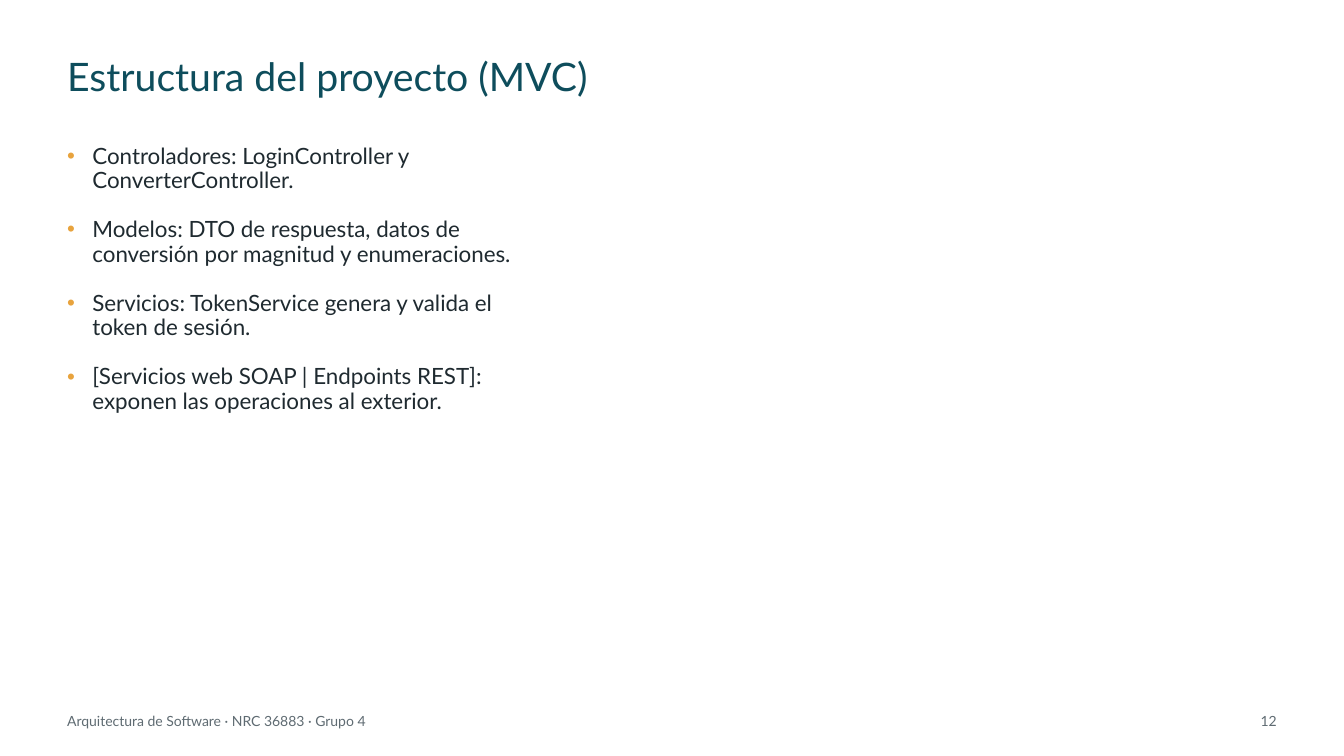
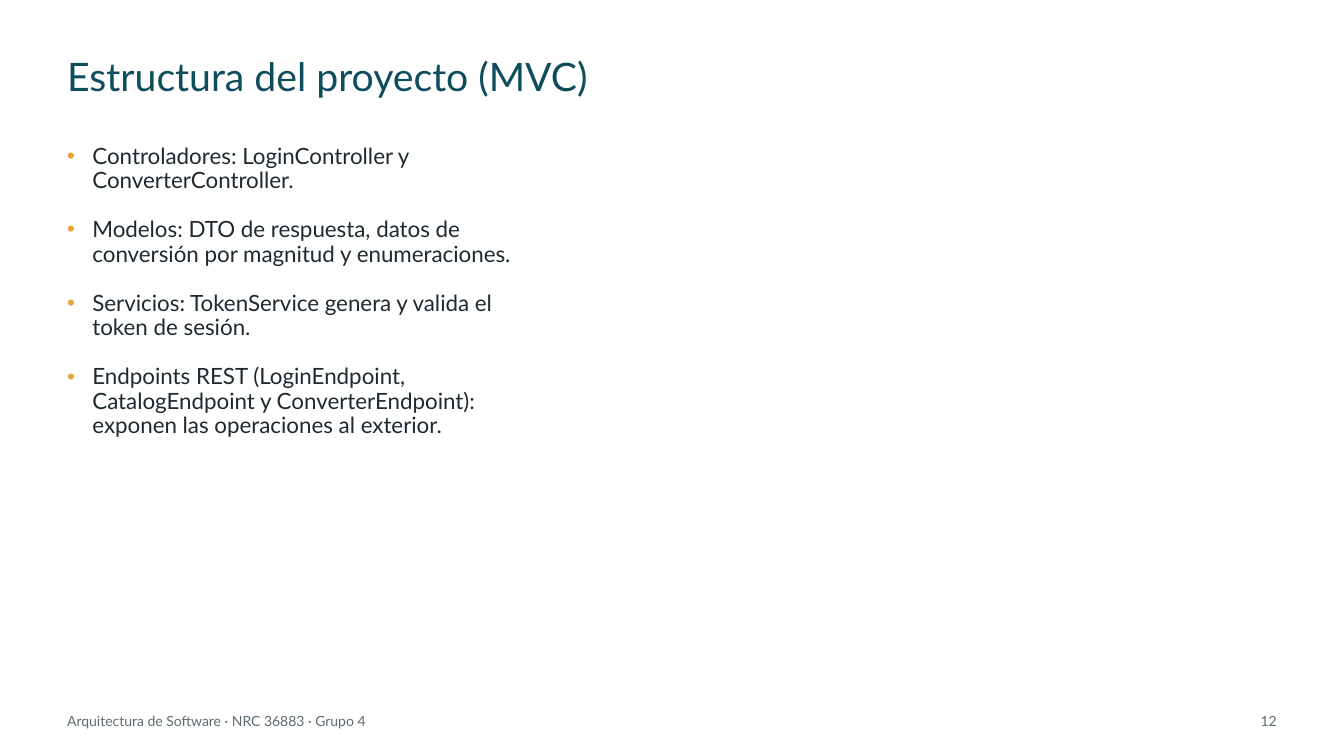
Before and after one commit to IMarcusDev/TI.1.3.-PAO202651_RESTFUL_JAVA_SINBDD_NRC_36883_GR04, a slide deck: slide 12 of 05. DOCUMENTACION/PRESENTACION TI.1.3. RESTFUL sin BDD en JAVA GR4.pptx. Drawn at 1344x756 pixels with LibreOffice and Linux fonts; fonts in the diff are those of the drawing. Boxes give left, top, right and bottom in pixels: in the first picture for what was removed or moved away, otherwise in the second. Text is boxed around its words. In the diff, an @@ line names an element or a change of style, - is before the commit and + after.

```diff
--- a/05. DOCUMENTACION/PRESENTACION TI.1.3. RESTFUL sin BDD en JAVA GR4.pptx
+++ b/05. DOCUMENTACION/PRESENTACION TI.1.3. RESTFUL sin BDD en JAVA GR4.pptx
@@ text at [92, 367, 475, 437]: text changed @@
-• [Servicios web SOAP | Endpoints REST]: exponen las operaciones al exterior.
+• Endpoints REST (LoginEndpoint, CatalogEndpoint y ConverterEndpoint): exponen las operaciones al exterior.
```
Also in this commit, not shown: 27 other slides changed.
